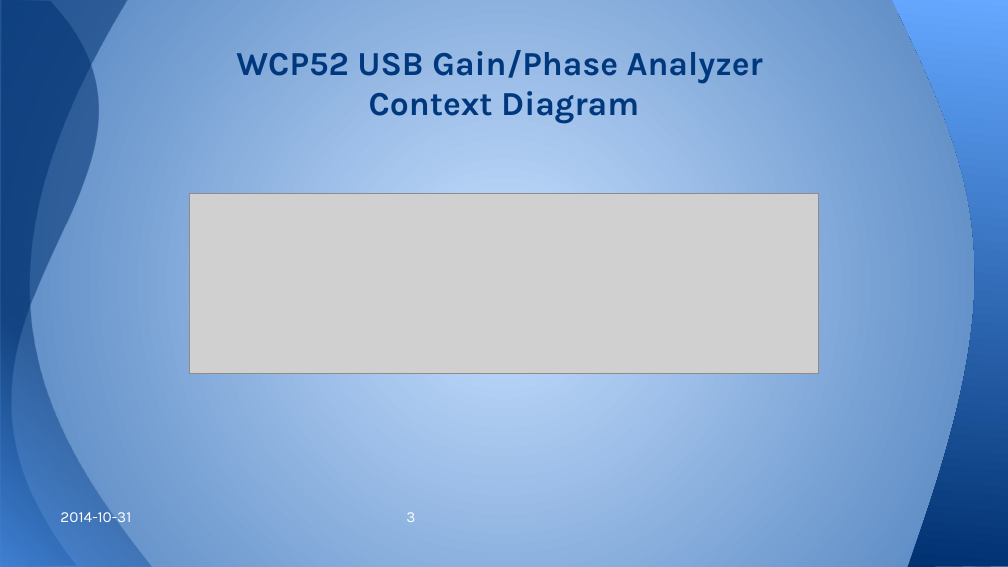
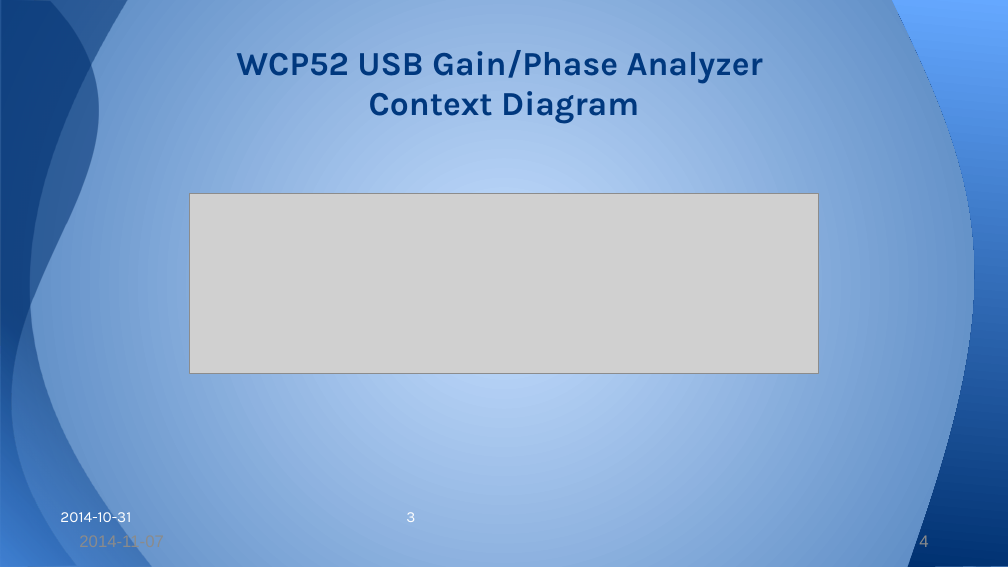
Before and after one commit to WCP52/docs, a slide deck: slide 4 of wsr/StatusPres.pptx. Drawn at 1008x567 pixels with LibreOffice and Linux fonts; fonts in the diff are those of the drawing; grey boxes stand for pictures. Boxes give left, top, right and bottom in pixels: in the first picture for what was removed or moved away, otherwise in the second. Text is boxed around its words. In the diff, an @@ line names an element or a change of style, - is before the commit and + after.

```diff
--- a/wsr/StatusPres.pptx
+++ b/wsr/StatusPres.pptx
@@ text added at (x1=79, y1=536, x2=164, y2=547), 12 pt, text #8C8C8C @@
+2014-11-07
@@ page number added at (x1=919, y1=535, x2=928, y2=547), 12 pt, text #8C8C8C @@
+4
```
Also in this commit, not shown: 7 other slides changed.
